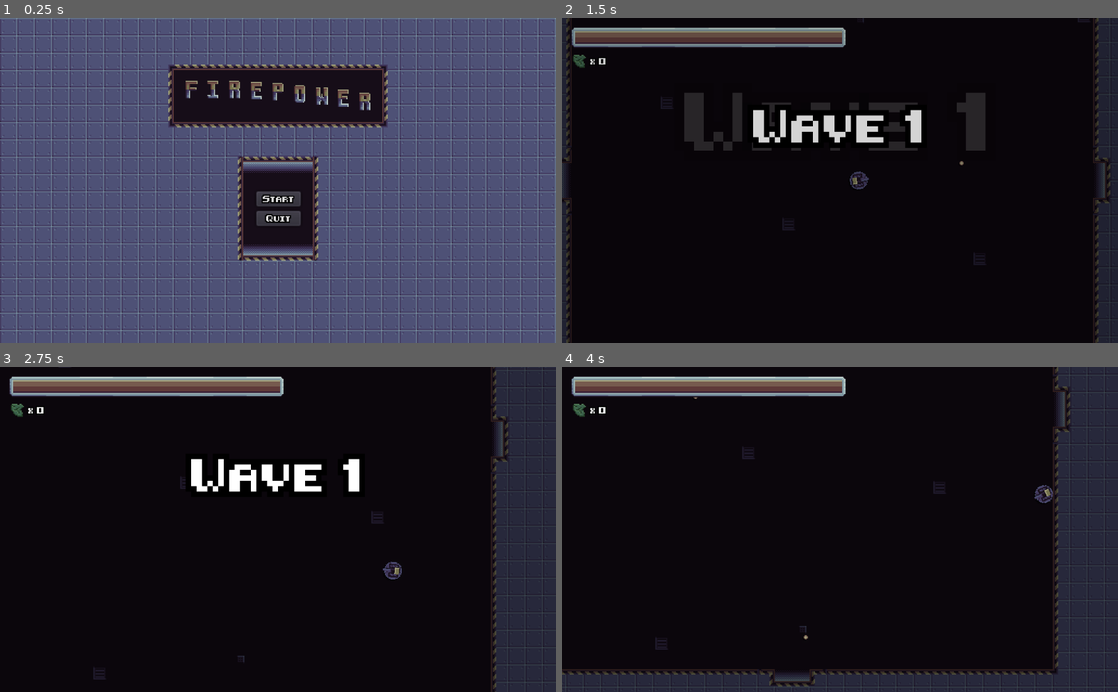
Above: before the commit, frames 1-4 (two rows, left to right).
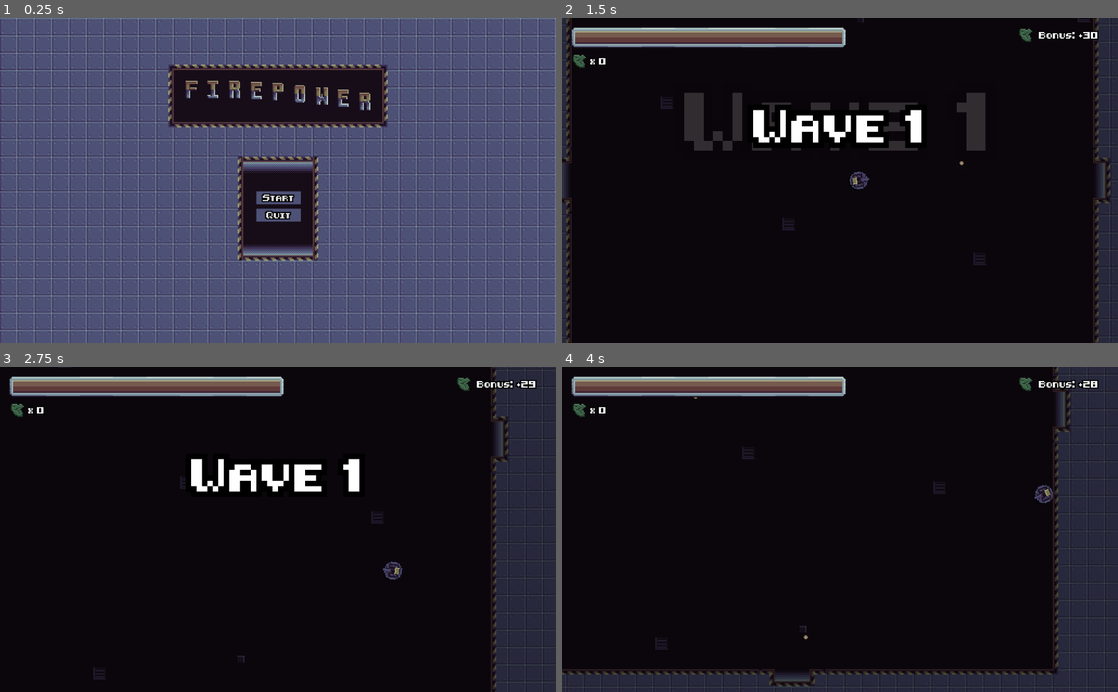
Above: after the commit, the same moments.

Repository: backwardspy/firepower
Game: Godot game, scene res://states/Menu.tscn
The game is run twice, just before and just after one commit, with the same random seed, the same clock (stepped at 60 frames per second) and the same inputs. Sound files missing from this copy of the repository are replaced by a short silence.
Inputs (mouse positions are in pixels of both pictures, inside the frame that each line leads up to):
- Up to frame 1 (0.25 s): no input
- Up to frame 2 (1.5 s): click "Start" at 0.5 s; move the mouse to (962, 164) at 1.27 s; press the mouse at (962, 164) at 1.28 s; hold D (right) from 1.28 s (still down)
- Up to frame 3 (2.75 s): move the mouse to (166, 545) at 2.02 s; release D (right) at 2.03 s; release the mouse at (166, 545) at 2.03 s; hold S (down) from 2.03 s (still down); click (166, 545) at 2.1 s
- Up to frame 4 (4 s): move the mouse to (895, 458) at 2.77 s; release S (down) at 2.78 s; press the mouse at (895, 458) at 2.78 s; hold D (right) 2.78-3.53 s; move the mouse to (812, 594) at 3.52 s; release the mouse at (812, 594) at 3.53 s; hold W (up) from 3.53 s (still down); click (812, 594) at 3.6 s

The runs differ from the first frame. In frame 1, 0.7% of the frame differs, in the area x 46-55%, y 53-64%; in frame 2, 2.7%, in the area x 1-97%, y 2-53%; in frame 3, 0.3%; in frame 4, 0.3%.

Commit message:
bonus scrap, missing requirements label on upgrade buttons, custom ui theme

Diff:
--- a/debug/Debug.tscn
+++ /dev/null
@@ -1,19 +0,0 @@
-[gd_scene load_steps=3 format=2]
-
-[ext_resource path="res://player/Player.tscn" type="PackedScene" id=1]
-
-[sub_resource type="CircleShape2D" id=1]
-
-[node name="Root" type="Node2D"]
-
-[node name="Camera2D" type="Camera2D" parent="."]
-current = true
-zoom = Vector2( 0.5, 0.5 )
-
-[node name="Player" parent="." instance=ExtResource( 1 )]
-
-[node name="KinematicBody2D" type="KinematicBody2D" parent="."]
-position = Vector2( 149.287, 22.4492 )
-
-[node name="CollisionShape2D" type="CollisionShape2D" parent="KinematicBody2D"]
-shape = SubResource( 1 )
--- a/mobs/Spawner.gd
+++ b/mobs/Spawner.gd
@@ -44,8 +44,6 @@
     )
     _max_mobs = _calc_max_mobs()
 
-    print("starting wave of difficulty %s with %s mobs and %s spawns/s" % [_wave_difficulty, _max_mobs, _spawn_per_second])
-
     _spawned_this_wave = 0
     _died_this_wave = 0
 
@@ -56,8 +54,6 @@
 func _endless_wave():
     _endless_mode = true
     _spawn_per_second = max_spawn_per_second
-
-    print("starting endless wave with %s spawns/s" % _spawn_per_second)
 
     _spawned_this_wave = 0
     _died_this_wave = 0
--- /dev/null
+++ b/player/BonusMan.gd
@@ -0,0 +1,31 @@
+extends Node
+
+export var initial_bonus := 30
+
+onready var _wallet: Wallet = $"/root/Wallet"
+onready var _label: Label = $"../UI/Control/ScrapBonusBox/BonusLabel"
+onready var _timer: Timer = $Timer
+
+var _bonus := 0
+
+func _update_label():
+    _label.text = "Bonus: +%s" % _bonus
+
+func _on_Timer_timeout():
+    if _bonus > 0:
+        _bonus -= 1
+        _update_label()
+
+func _on_Spawner_wave_started(difficulty: int):
+    if difficulty < 0:
+        # no more bonuses in endless wave
+        queue_free()
+
+    _bonus = initial_bonus
+    _update_label()
+    _timer.start()
+
+func _on_Spawner_wave_ended():
+    _timer.stop()
+    if _bonus > 0:
+        _wallet.add_scrap(_bonus)
--- a/project.godot
+++ b/project.godot
@@ -122,5 +122,6 @@
 
 [rendering]
 
+quality/2d/use_pixel_snap=true
 environment/default_clear_color=Color( 0.0901961, 0.054902, 0.0980392, 1 )
 environment/default_environment="res://default_env.tres"
--- a/states/Game.tscn
+++ b/states/Game.tscn
@@ -16,6 +16,7 @@
 [ext_resource path="res://music/TremLoadingloopl.ogg" type="AudioStream" id=14]
 [ext_resource path="res://effects/MusicMan.gd" type="Script" id=15]
 [ext_resource path="res://upgrades/UpgradeManager.tscn" type="PackedScene" id=16]
+[ext_resource path="res://player/BonusMan.gd" type="Script" id=17]
 
 [sub_resource type="Environment" id=1]
 background_mode = 4
@@ -103,6 +104,10 @@
 atlas = ExtResource( 2 )
 region = Rect2( 112, 48, 16, 16 )
 
+[sub_resource type="AtlasTexture" id=7]
+atlas = ExtResource( 2 )
+region = Rect2( 112, 48, 16, 16 )
+
 [node name="Root" type="Node2D"]
 modulate = Color( 0.498039, 0.498039, 0.498039, 1 )
 script = ExtResource( 5 )
@@ -126,6 +131,11 @@
 [node name="Tween" type="Tween" parent="MusicMan"]
 
 [node name="UpgradeManager" parent="." instance=ExtResource( 16 )]
+
+[node name="BonusMan" type="Node" parent="."]
+script = ExtResource( 17 )
+
+[node name="Timer" type="Timer" parent="BonusMan"]
 
 [node name="AnimationPlayer" type="AnimationPlayer" parent="."]
 anims/wave-start = SubResource( 2 )
@@ -231,6 +241,32 @@
 "_edit_use_anchors_": false
 }
 
+[node name="ScrapBonusBox" type="HBoxContainer" parent="UI/Control"]
+anchor_left = 1.0
+anchor_right = 1.0
+margin_left = -93.0
+margin_top = 8.0
+margin_right = -8.0
+margin_bottom = 24.0
+__meta__ = {
+"_edit_use_anchors_": false
+}
+
+[node name="TextureRect" type="TextureRect" parent="UI/Control/ScrapBonusBox"]
+margin_right = 16.0
+margin_bottom = 16.0
+texture = SubResource( 7 )
+
+[node name="BonusLabel" type="Label" parent="UI/Control/ScrapBonusBox"]
+margin_left = 20.0
+margin_top = 4.0
+margin_right = 68.0
+margin_bottom = 12.0
+text = "Bonus: +0"
+__meta__ = {
+"_edit_use_anchors_": false
+}
+
 [node name="WaveStartLabelShadow" type="Label" parent="UI/Control"]
 visible = false
 modulate = Color( 1, 1, 1, 0.752941 )
@@ -284,10 +320,14 @@
 }
 
 [node name="Fadein" parent="UI" instance=ExtResource( 13 )]
+visible = false
+[connection signal="timeout" from="BonusMan/Timer" to="BonusMan" method="_on_Timer_timeout"]
 [connection signal="died" from="Player" to="." method="_on_Player_died"]
 [connection signal="health_changed" from="Player" to="UI/Control/HealthBar" method="_on_Player_health_changed"]
+[connection signal="wave_ended" from="Spawner" to="BonusMan" method="_on_Spawner_wave_ended"]
 [connection signal="wave_ended" from="Spawner" to="MusicMan" method="to_idle"]
 [connection signal="wave_started" from="Spawner" to="." method="_on_Spawner_wave_started"]
+[connection signal="wave_started" from="Spawner" to="BonusMan" method="_on_Spawner_wave_started"]
 [connection signal="wave_started" from="Spawner" to="MusicMan" method="to_battle"]
 [connection signal="wave_started" from="Spawner" to="AnimationPlayer" method="_on_Spawner_wave_started"]
 [connection signal="timeout" from="SpawnTimer" to="Spawner" method="spawn"]
--- a/states/GameOver.tscn
+++ b/states/GameOver.tscn
@@ -57,13 +57,13 @@
 [node name="Retry" type="Button" parent="ControlsBox"]
 margin_top = 40.0
 margin_right = 123.0
-margin_bottom = 54.0
+margin_bottom = 52.0
 text = "Retry"
 
 [node name="QuitToMenu" type="Button" parent="ControlsBox"]
-margin_top = 58.0
+margin_top = 56.0
 margin_right = 123.0
-margin_bottom = 72.0
+margin_bottom = 68.0
 text = "Menu"
 __meta__ = {
 "_edit_use_anchors_": false
--- a/states/Menu.tscn
+++ b/states/Menu.tscn
@@ -119,13 +119,13 @@
 
 [node name="StartGame" type="Button" parent="Buttons"]
 margin_right = 41.0
-margin_bottom = 14.0
+margin_bottom = 12.0
 text = "Start"
 
 [node name="QuitGame" type="Button" parent="Buttons"]
-margin_top = 18.0
+margin_top = 16.0
 margin_right = 41.0
-margin_bottom = 32.0
+margin_bottom = 28.0
 text = "Quit"
 
 [node name="Blackout" type="ColorRect" parent="."]
--- a/ui/game/UpgradeButton.gd
+++ b/ui/game/UpgradeButton.gd
@@ -13,17 +13,30 @@
     disabled = true
     $CostBox/Price.modulate = Color.red
 
+func _update_mode():
+    $CostBox/ScrapIcon.visible = _reqs_met
+
+    $CostBox.alignment = BoxContainer.ALIGN_END if _reqs_met else BoxContainer.ALIGN_CENTER
+
+    var price_text: String
+    if _reqs_met:
+        price_text = str(_upgrade.price)
+    else:
+        price_text = "weapon not mounted"
+    $CostBox/Price.text = price_text
+
 func apply_upgrade(upgrade: Upgrade, wallet_balance: int, reqs_met: bool):
     _upgrade = upgrade
     _reqs_met = reqs_met
     $Box/Title.text = upgrade.title
     $Box/Description.text = upgrade.description
-    $CostBox/Price.text = str(upgrade.price)
 
     if not reqs_met:
         _disable()
     else:
         check_scrap_adequacy(wallet_balance)
+
+    _update_mode()
 
 func check_scrap_adequacy(wallet_balance: int):
     if not _reqs_met:
--- a/ui/game/UpgradeButton.tscn
+++ b/ui/game/UpgradeButton.tscn
@@ -44,7 +44,6 @@
 margin_top = 16.0
 margin_right = 109.0
 margin_bottom = 46.0
-rect_clip_content = true
 text = "A long-form description of the upgrade goes here."
 autowrap = true
 
--- a/ui/ui_theme.tres
+++ b/ui/ui_theme.tres
@@ -1,6 +1,36 @@
-[gd_resource type="Theme" load_steps=2 format=2]
+[gd_resource type="Theme" load_steps=7 format=2]
 
 [ext_resource path="res://ui/8-bit-hud-font.tres" type="DynamicFont" id=1]
 
+[sub_resource type="StyleBoxFlat" id=5]
+bg_color = Color( 0.376471, 0.231373, 0.227451, 1 )
+
+[sub_resource type="StyleBoxEmpty" id=2]
+
+[sub_resource type="StyleBoxFlat" id=3]
+bg_color = Color( 0.396078, 0.45098, 0.54902, 1 )
+
+[sub_resource type="StyleBoxFlat" id=1]
+bg_color = Color( 0.309804, 0.321569, 0.466667, 1 )
+border_width_left = 2
+border_width_top = 2
+border_width_right = 2
+border_width_bottom = 2
+border_color = Color( 0.309804, 0.321569, 0.466667, 1 )
+
+[sub_resource type="StyleBoxFlat" id=4]
+bg_color = Color( 0.262745, 0.227451, 0.376471, 1 )
+
 [resource]
 default_font = ExtResource( 1 )
+Button/colors/font_color = Color( 0.88, 0.88, 0.88, 1 )
+Button/colors/font_color_disabled = Color( 0.9, 0.9, 0.9, 0.2 )
+Button/colors/font_color_hover = Color( 0.94, 0.94, 0.94, 1 )
+Button/colors/font_color_pressed = Color( 1, 1, 1, 1 )
+Button/constants/hseparation = 2
+Button/fonts/font = null
+Button/styles/disabled = SubResource( 5 )
+Button/styles/focus = SubResource( 2 )
+Button/styles/hover = SubResource( 3 )
+Button/styles/normal = SubResource( 1 )
+Button/styles/pressed = SubResource( 4 )
--- a/upgrades/UpgradeManager.gd
+++ b/upgrades/UpgradeManager.gd
@@ -3,15 +3,6 @@
 class_name UpgradeManager
 
 var _upgrades := [
-    Upgrade.new().init(
-        Upgrade.NEW_WEAPON,
-        "left-mg",
-        "Add a second machine gun to your loadout",
-        80,
-        "Hub/LightSlots/Left"
-    ).set_new_weapon_vars(
-        preload("res://weapons/LeftMachineGun.tscn")
-    ),
     Upgrade.new().init(
         Upgrade.FIRE_RATE_UP,
         "mg-rof",
@@ -23,9 +14,18 @@
     ),
     Upgrade.new().init(
         Upgrade.NEW_WEAPON,
+        "left-mg",
+        "Add a left-mounted machine gun to your loadout",
+        80,
+        "Hub/LightSlots/Left"
+    ).set_new_weapon_vars(
+        preload("res://weapons/LeftMachineGun.tscn")
+    ),
+    Upgrade.new().init(
+        Upgrade.NEW_WEAPON,
         "right-mg",
-        "Add a third machine gun to your loadout",
-        80,
+        "Add a right-mounted machine gun to your loadout",
+        120,
         "Hub/LightSlots/Right"
     ).set_new_weapon_vars(
         preload("res://weapons/RightMachineGun.tscn")
@@ -34,7 +34,7 @@
         Upgrade.FIRE_RATE_UP,
         "left-mg-rof",
         "Increase the fire rate of your left machine gun",
-        80,
+        100,
         "Hub/LightSlots/Left"
     ).set_fire_rate_up_vars(
         0.1
@@ -45,7 +45,7 @@
         Upgrade.FIRE_RATE_UP,
         "right-mg-rof",
         "Increase the fire rate of your right machine gun",
-        80,
+        140,
         "Hub/LightSlots/Right"
     ).set_fire_rate_up_vars(
         0.1
@@ -55,7 +55,7 @@
     Upgrade.new().init(
         Upgrade.NEW_WEAPON,
         "left-cannon",
-        "Add a high damage cannon to your loadout",
+        "Add a left-mounted cannon to your loadout",
         200,
         "Hub/MediumSlots/Left"
     ).set_new_weapon_vars(
@@ -64,7 +64,7 @@
     Upgrade.new().init(
         Upgrade.NEW_WEAPON,
         "right-cannon",
-        "Add a second cannon to your loadout",
+        "Add a right-mounted cannon to your loadout",
         200,
         "Hub/MediumSlots/Right"
     ).set_new_weapon_vars(
--- a/weapons/Weapon.gd
+++ b/weapons/Weapon.gd
@@ -11,7 +11,6 @@
 func reduce_volume(times: int = 1):
     var old_vol: float = $AudioPlayer.volume_db
     $AudioPlayer.volume_db -= 3.0 * times
-    print("%s weapon volume reduced from %s to %s" % [self.name, old_vol, $AudioPlayer.volume_db])
 
 func fire():
     $AudioPlayer.play()
Not shown, removed: mobs/sounds/clang1.wav.import
Not shown, removed: mobs/sounds/explosion-fuzzy1.wav.import
Not shown, removed: mobs/sounds/explosion1.wav.import
Not shown, removed: mobs/sounds/plate1.wav.import
Binary file changed: sprites.png
Not shown: 1 places in states/Game.tscn that only renumber resources
Not shown, removed: weapons/sounds/cg1.wav.import
Not shown, removed: weapons/sounds/flaunch.wav.import
Not shown, removed: weapons/sounds/iceball.wav.import
Not shown, removed: weapons/sounds/pistol.wav.import
Not shown, removed: weapons/sounds/rifle.wav.import
Not shown, removed: weapons/sounds/rlaunch.wav.import
(and 16 more such lines)
